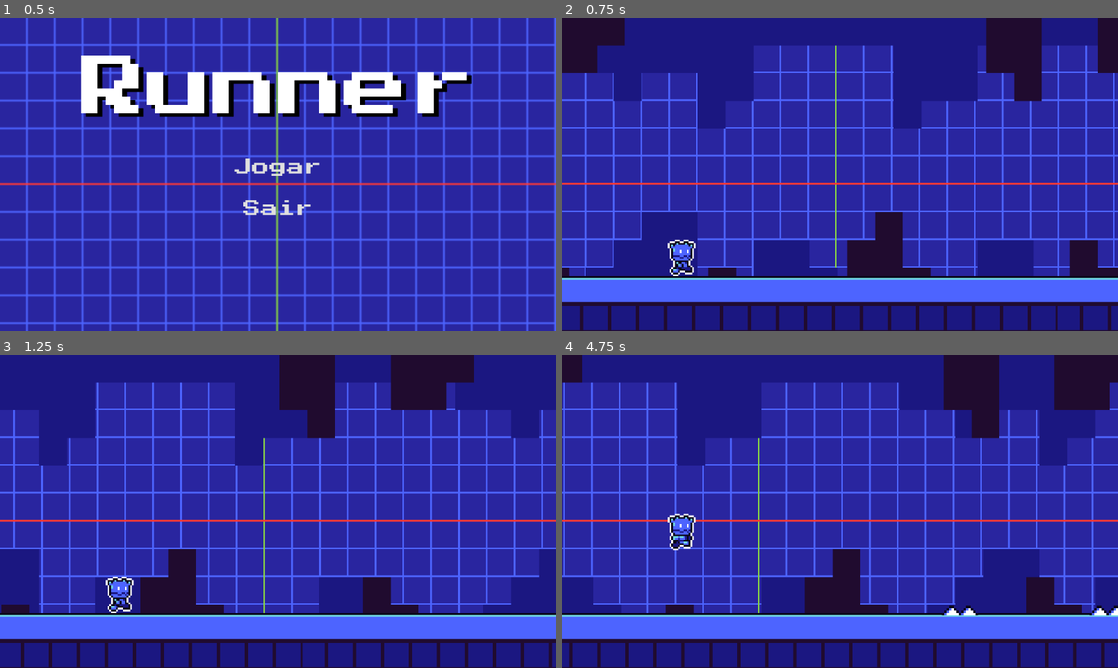
Above: before the commit, frames 1-4 (two rows, left to right).
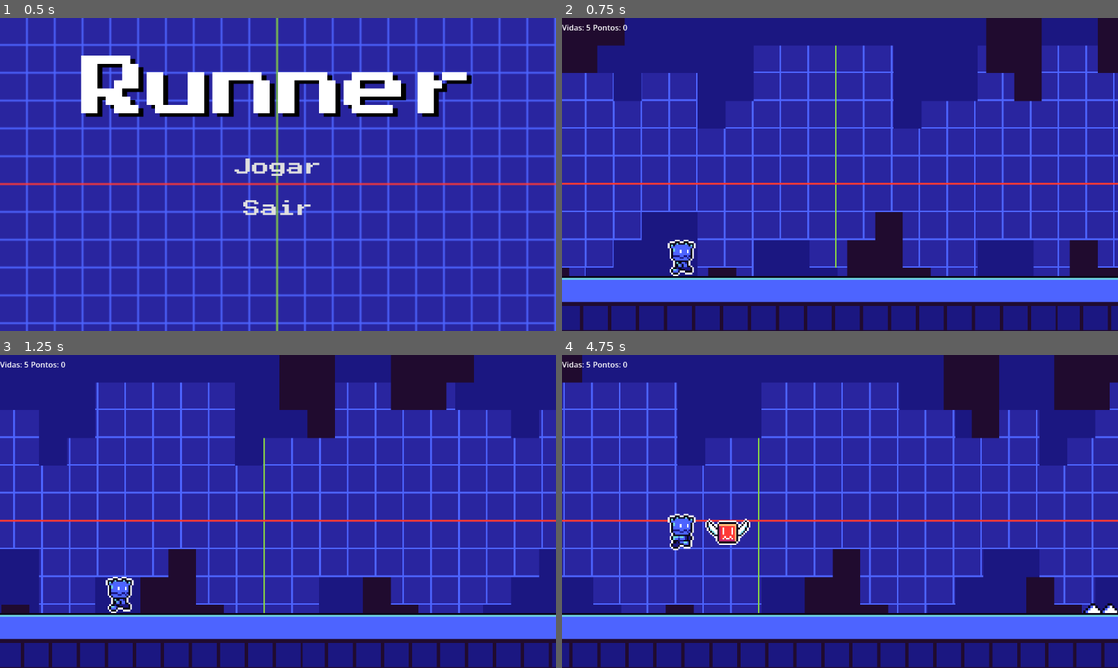
Above: after the commit, the same moments.

Repository: victorslx345/runner-main
Game: Godot game, scene res://Cenas/menu.tscn
The game is run twice, just before and just after one commit, with the same random seed, the same clock (stepped at 60 frames per second) and the same inputs.
Inputs:
- Up to frame 1 (0.5 s): no input
- Up to frame 2 (0.75 s): click "Jogar" at 0.5 s
- Up to frame 3 (1.25 s): no input
- Up to frame 4 (4.75 s): tap Space (ui_select) at 1.52, 2.27, 3.77, 4.52 s

Frame 1 is identical in both runs. In frame 2, 0.1% of the frame differs, in the area x 0-12%, y 2-4%; in frame 3, 0.1%; in frame 4, 0.9%, in the area x 0-100%, y 2-84%.

Commit message:
Add files via upload

Diff:
--- /dev/null
+++ b/Cenas/item.tscn
@@ -0,0 +1,52 @@
+[gd_scene format=3 uid="uid://dkh38d1ipuf2b"]
+
+[ext_resource type="Texture2D" uid="uid://b1kqfm6a3tvdl" path="res://Recursos/enemies.png" id="1_jja24"]
+[ext_resource type="Script" uid="uid://mlqeng7iuuj0" path="res://scripts/item.gd" id="1_xruxt"]
+
+[sub_resource type="AtlasTexture" id="AtlasTexture_xruxt"]
+atlas = ExtResource("1_jja24")
+region = Rect2(0, 0, 48, 48)
+
+[sub_resource type="AtlasTexture" id="AtlasTexture_6f8qp"]
+atlas = ExtResource("1_jja24")
+region = Rect2(48, 0, 48, 48)
+
+[sub_resource type="AtlasTexture" id="AtlasTexture_4qapt"]
+atlas = ExtResource("1_jja24")
+region = Rect2(96, 0, 48, 48)
+
+[sub_resource type="SpriteFrames" id="SpriteFrames_3sswf"]
+animations = [{
+"frames": [{
+"duration": 1.0,
+"texture": SubResource("AtlasTexture_xruxt")
+}, {
+"duration": 1.0,
+"texture": SubResource("AtlasTexture_6f8qp")
+}, {
+"duration": 1.0,
+"texture": SubResource("AtlasTexture_4qapt")
+}],
+"loop": true,
+"name": &"default",
+"speed": 8.0
+}]
+
+[sub_resource type="RectangleShape2D" id="RectangleShape2D_jipqn"]
+size = Vector2(93.5, 50)
+
+[node name="item" type="Area2D" unique_id=1741711669]
+script = ExtResource("1_xruxt")
+
+[node name="iten_sprite" type="AnimatedSprite2D" parent="." unique_id=1520231810]
+texture_filter = 1
+scale = Vector2(3.6, 3.6)
+sprite_frames = SubResource("SpriteFrames_3sswf")
+autoplay = "default"
+frame_progress = 0.12502575
+
+[node name="item_hitbox" type="CollisionShape2D" parent="." unique_id=217902116]
+position = Vector2(-0.25, 0)
+shape = SubResource("RectangleShape2D_jipqn")
+
+[connection signal="body_entered" from="." to="." method="_on_body_entered"]
--- a/Cenas/jogo.tscn
+++ b/Cenas/jogo.tscn
@@ -8,6 +8,7 @@
 [ext_resource type="Texture2D" uid="uid://u0x1dhlfqsh" path="res://Recursos/player.png" id="6_reiul"]
 [ext_resource type="Script" uid="uid://480qdmg68s6x" path="res://scripts/player.gd" id="6_xmmbr"]
 [ext_resource type="Script" uid="uid://cm1duiy4o61ff" path="res://scripts/gerador_obst.gd" id="8_p2wm8"]
+[ext_resource type="Script" uid="uid://briukyk84jme2" path="res://scripts/gerador_item.gd" id="9_r4inx"]
 
 [sub_resource type="RectangleShape2D" id="RectangleShape2D_xmmbr"]
 size = Vector2(1168.5, 113)
@@ -150,3 +151,16 @@
 
 [node name="gerador_obst" type="Node2D" parent="." unique_id=395566532]
 script = ExtResource("8_p2wm8")
+
+[node name="gerador_item" type="Node2D" parent="." unique_id=744121040]
+script = ExtResource("9_r4inx")
+
+[node name="status" type="HBoxContainer" parent="." unique_id=265610128]
+offset_right = 40.0
+offset_bottom = 40.0
+
+[node name="vidas" type="Label" parent="status" unique_id=1082922548]
+layout_mode = 2
+
+[node name="pontos" type="Label" parent="status" unique_id=1740006048]
+layout_mode = 2
--- a/Cenas/obstaculo.tscn
+++ b/Cenas/obstaculo.tscn
@@ -19,3 +19,5 @@
 texture_filter = 1
 position = Vector2(-3, 19)
 shape = SubResource("RectangleShape2D_jo2yb")
+
+[connection signal="body_entered" from="." to="." method="_on_body_entered"]
--- /dev/null
+++ b/scripts/gerador_item.gd
@@ -0,0 +1,17 @@
+extends Node2D
+
+var cena_item = preload("res://Cenas/item.tscn")
+var timer = 0
+func _ready() -> void:
+	pass # Replace with function body.
+
+
+# Called every frame. 'delta' is the elapsed time since the previous frame.
+func _process(delta: float) -> void:
+	timer += delta
+	if timer >= 1.5:
+		var item= cena_item.instantiate()
+		item.position.y = randi_range(200,500)
+		item.position.x = 1250
+		add_child(item)
+		timer = 0
--- a/scripts/gerador_obst.gd
+++ b/scripts/gerador_obst.gd
@@ -10,9 +10,9 @@
 # Called every frame. 'delta' is the elapsed time since the previous frame.
 func _process(delta: float) -> void:
 	timer += delta
-	if timer >= 2:
+	if timer >= 4:
 		var obst=cena_obst.instantiate()
 		obst.position.x = 1240
-		obst.position.y = 510
+		obst.position.y = 505
 		add_child(obst)
 		timer = 0
--- /dev/null
+++ b/scripts/item.gd
@@ -0,0 +1,15 @@
+extends Area2D
+
+@export var velocidade: int
+# Called when the node enters the scene tree for the first time.
+func _ready() -> void:
+	velocidade = 400
+
+# Called every frame. 'delta' is the elapsed time since the previous frame.
+func _process(delta: float) -> void:
+		position.x -= velocidade*delta*2
+
+
+func _on_body_entered(body: Node2D) -> void:
+	body.pontos += 1
+	queue_free() # Replace with function body.
--- a/scripts/jogo.gd
+++ b/scripts/jogo.gd
@@ -7,6 +7,8 @@
 
 # Called every frame. 'delta' is the elapsed time since the previous frame.
 func _process(delta: float) -> void:
+	$status/vidas.text = 'Vidas: ' + str($player.vidas)
+	$status/pontos.text = 'Pontos: ' + str($player.pontos)
 	$fundo.position.x -= velocidade*delta*0.1
 	$fundo2.position.x -= velocidade*delta*0.1
 	if $fundo.position.x < -576:
--- a/scripts/obstaculo.gd
+++ b/scripts/obstaculo.gd
@@ -1,13 +1,15 @@
 extends Area2D
 
 @export var velocidade: int
-# Called when the node enters the scene tree for the first time.
+
 func _ready() -> void:
 	velocidade = 400 # Replace with function body.
 
 
-# Called every frame. 'delta' is the elapsed time since the previous frame.
 func _process(delta: float) -> void:
 	position.x -= velocidade*delta*2
-	if position.x < -60:
-		position.x = 1240
+
+
+func _on_body_entered(body: Node2D) -> void:
+	body.vidas -= 1
+	queue_free()
--- a/scripts/player.gd
+++ b/scripts/player.gd
@@ -1,7 +1,8 @@
 extends CharacterBody2D
 
 var velocidade_pulo = -600
-
+var vidas = 5
+var pontos = 0
 
 func _physics_process(delta: float) -> void:
 	velocity += get_gravity()*delta
Binary file added: Recursos/enemies.png
Not shown, added: Recursos/enemies.png.import
Not shown, added: scripts/gerador_item.gd.uid
Not shown, changed: scripts/gerador_obst.gd.uid
Not shown, added: scripts/item.gd.uid
Not shown, changed: scripts/obstaculo.gd.uid
